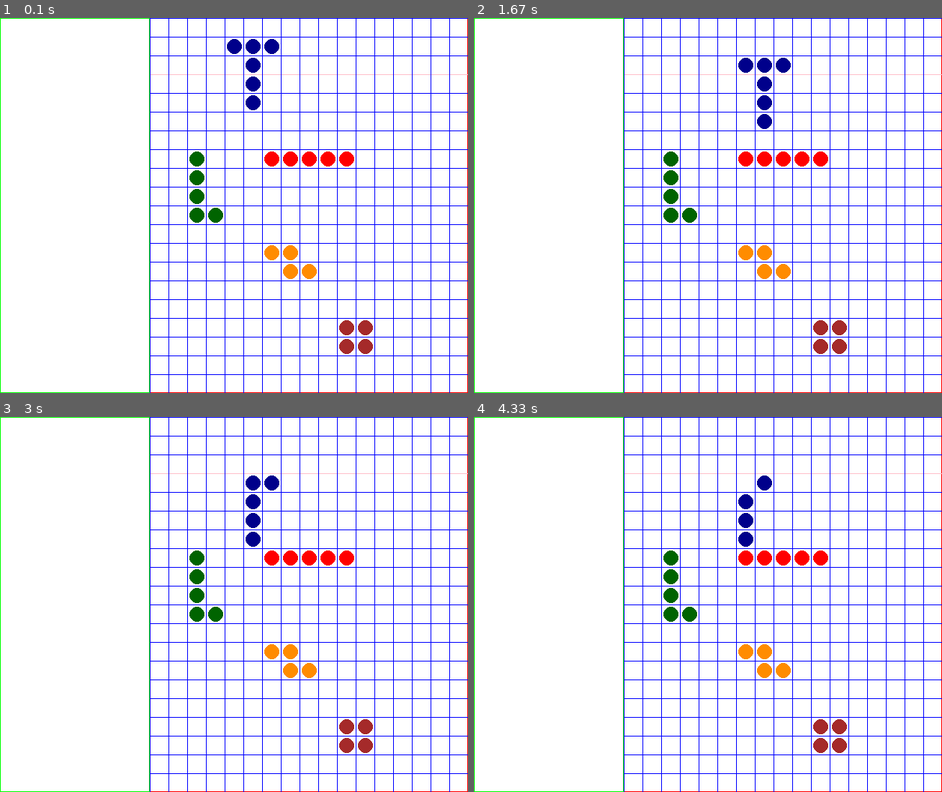
Above: before the commit, frames 1-4 (two rows, left to right).
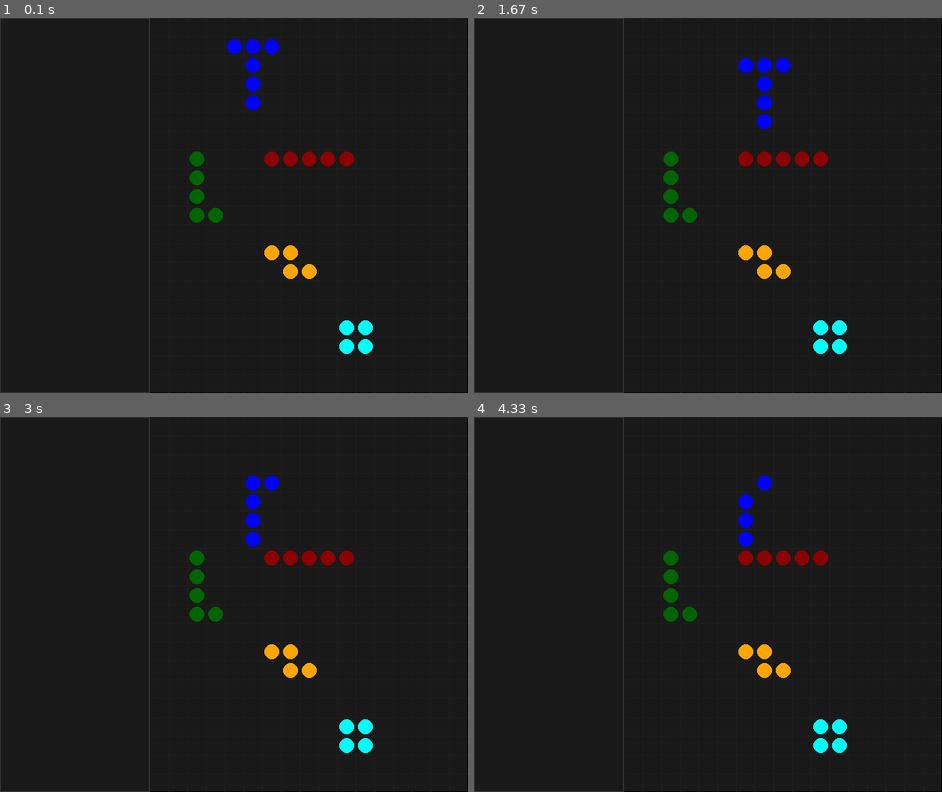
Above: after the commit, the same moments.

Repository: RoboAI/Tetris-in-Pygame
Game: pygame game, started from TheTetrisGame.py
Same seed, same stepped clock (60 frames per second), same inputs: the game is played once before the commit and once after it.
Inputs:
- Up to frame 1 (0.1 s): no input
- Up to frame 2 (1.67 s): hold Right 0.33-0.8 s; hold Up 0.83-1.13 s; hold Right 1.17-1.63 s
- Up to frame 3 (3 s): hold Left 1.67-2.2 s; tap A at 1.82 s; hold Down 2.23-2.53 s; hold Left 2.57-2.97 s
- Up to frame 4 (4.33 s): hold Up 3-3.37 s; tap A at 3.15 s; hold Right 3.4-4.03 s

The runs differ from the first frame. In frame 1, 100% of the frame differs, in the area x 0-100%, y 0-100%; in frame 2, 100%; in frame 3, 100%; in frame 4, 100%.

Commit message:
added wall collisions. changed main file name

Diff:
--- a/Collisions.py
+++ b/Collisions.py
@@ -1,9 +1,9 @@
 
 class Collision:
     collisions = {"left": 0,
-                "right": 180,
-                "down": 90,
-                "up": -90}
+                  "right": 180,
+                  "down": 90,
+                  "up": -90}
 
 
 
--- a/Tetrimino.py
+++ b/Tetrimino.py
@@ -1,3 +1,5 @@
+from Wall import Wall
+from MyFunctions import get_angle, get_distance, get_distance_from_pts
 
 class Tetrimino:
     def __init__(self):
@@ -29,6 +31,18 @@
         else:
             return False
 
+    def check_collision_with_wall(self, wall, grid_spacing):
+        if(wall[0] == "left-wall"):
+            if(self.shape[0] - grid_spacing <= wall[1][0]):
+                return ([True, wall[0]])
+        elif(wall[0] == "right-wall"):
+            if(self.shape[0] + grid_spacing >= wall[1][0]):
+                return ([True, wall[0]])
+        elif(wall[0] == "bottom-wall"):
+            if(self.shape[1] + grid_spacing >= wall[1][1]):
+                return ([True, wall[0]])
+        return ([False, "none"])
+
     # rotate
     def rotate(degrees: int):
         pass
--- a/TetrimonoDot.py
+++ b/TetrimonoDot.py
@@ -35,9 +35,9 @@
 
         #if there is a gap of more than one-block, then there is no collision
         if(distance > collision_spacing):
-            return ([False, "all"])
+            return ([False, "none"])
 
-        # if objects are next to each other, then return 'True and direction of colliion'
+        # if objects are next to each other, then return 'True and direction of collision'
         if(col_direction, angle) in Collision.collisions.items():
             return ([True, col_direction])
 
--- a/TetrisPygame.py
+++ b/TheTetrisGame.py
@@ -5,40 +5,41 @@
 from TetrimonoShape import TetriminoShape
 from MyFunctions import get_angle, get_distance, get_distance_from_pts
 
-def draw_grid(box_top):
+# used but not quite.
+class SingleSquare:
+    def __init__(self):
+        self.x_pos: float = 0
+        self.y_pos: float = 0
+        self.rect = [0,0,0,0]
+
+    def move_me(self, x:float, y:float):
+        self.rect[0] += x
+        self.rect[1] += y
+
+
+def draw_grid(grid_rect):
     start_x = grid_rect[0]
     start_y = grid_rect[1]
     end_x = start_x + grid_width
     end_y = start_y + grid_height
     grid_spacing = grid_square_size
 
+    # draw horizontal lines
     for y in range(end_y):
         pygame.draw.line(screen,
-                         "blue",
+                         grid_lines_colour,
                          (start_x, start_y + (y * grid_spacing)),
                          (end_x, start_y + (y * grid_spacing)), 1)
-        if(y == 3):
-            pygame.draw.line(screen,
-                         "pink",
-                         (start_x, start_y + (y * grid_spacing)),
-                         (end_x, start_y + (y * grid_spacing)), 1)
-
-
+
+    # draw vertical lines
     for x in range(end_x):
         pygame.draw.line(screen,
-                         "blue",
+                         grid_lines_colour,
                          (start_x + (x * grid_spacing), start_y),
                          (start_x + (x * grid_spacing), end_y), 1)
 
-class SingleSquare:
-    def __init__(self):
-        self.x_pos: float = 0
-        self.y_pos: float = 0
-        self.rect = [0,0,0,0]
-
-    def move_me(self, x:float, y:float):
-        self.rect[0] += x
-        self.rect[1] += y
+def get_next_random_shape():
+    pass
 
 IBlock = [[0,0],[1,0],[2,0],[3,0],[4,0]]
 TBlock = [[0,0],[1,0],[2,0],[1,1],[1,2],[1,3]]
@@ -66,6 +67,12 @@
 grid_block_distance = get_distance(0, 0, grid_square_size, grid_square_size)
 grid_offset_x = grid_rect[0] + (grid_square_size / 2) + 1
 grid_offset_y = grid_rect[1] + (grid_square_size / 2) + 1
+grid_actual_rect = [grid_rect[0], grid_rect[1], grid_rect[0] + grid_width, grid_rect[1] + grid_height]
+grid_lines_colour = [30,30,30]
+grid_bk_colour = (25,25,25)
+
+# size of each Tetrimino block
+tetrimino_size = 10
 
 # time calculator for shapes movement interval
 shapes_tick_interval = 750 # in milliseconds; move shape every xxx milliseconds
@@ -84,8 +91,16 @@
 # Run until the user asks to quit
 running = True
 
-single_box = SingleSquare()
-single_box.rect = [grid_rect[0], 0, grid_square_size, grid_square_size]
+# TODO: change grid_walls to dictionary
+left_wall = [grid_actual_rect[0], grid_actual_rect[1]]
+right_wall = [grid_actual_rect[2], 0]
+bottom_wall = [0, grid_actual_rect[3]]
+grid_walls = [["left-wall", left_wall],
+              ["right-wall", right_wall],
+              ["bottom-wall", bottom_wall]]
+#-----------------
+grid_box = SingleSquare()
+grid_box.rect = [grid_rect[0], 0, grid_square_size, grid_square_size]
 #-----------------
 single_dot = TetriminoDot(0, 0)
 single_dot.set_pos(grid_offset_x, grid_offset_y)
@@ -100,13 +115,13 @@
 I_block.set_shape(IBlock.copy())
 I_block.set_pos(grid_offset_x, grid_offset_y, grid_square_size)
 I_block.add_to_pos(grid_square_size * 6, grid_square_size * 7)
-I_block.set_colour("red")
+I_block.set_colour("dark red")
 #-----------------
 T_block = TetriminoShape()
 T_block.set_shape(TBlock.copy())
 T_block.set_pos(grid_offset_x, grid_offset_y, grid_square_size)
 T_block.add_to_pos(grid_square_size * 4, grid_square_size)
-T_block.set_colour("dark blue")
+T_block.set_colour("blue")
 #-----------------
 L_block = TetriminoShape()
 L_block.set_shape(LBlock.copy())
@@ -118,30 +133,59 @@
 Z_block.set_shape(ZBlock.copy())
 Z_block.set_pos(grid_offset_x, grid_offset_y, grid_square_size)
 Z_block.add_to_pos(grid_square_size * 6, grid_square_size * 12)
-Z_block.set_colour("dark orange")
+Z_block.set_colour("orange")
 #-----------------
 SQ_block = TetriminoShape()
 SQ_block.set_shape(SQBlock.copy())
 SQ_block.set_pos(grid_offset_x, grid_offset_y, grid_square_size)
 SQ_block.add_to_pos(grid_square_size * 10, grid_square_size * 16)
-SQ_block.set_colour("brown")
+SQ_block.set_colour("cyan")
 #-----------------
 moving_dot = T_block
 game_shapes = [I_block, L_block, Z_block, SQ_block]
 
 
-
+#draws a single TetriminoShape
 def draw_shape(tetri_blocks: TetriminoShape):
+    # loop trough all blocks drawing each
     for block in tetri_blocks.blocks:
-        pygame.draw.circle(screen, block.colour, block.shape, 10, 10)
-
-
-def move_shape_by_one(direction, shape: TetriminoShape):
+        pygame.draw.circle(screen, block.colour, block.shape, tetrimino_size, 10)
+
+def check_wall_collision(shape: Tetrimino, walls, str_wall):
+    for block in shape.blocks:
+        for single_wall in walls:
+            if(single_wall[0] == str_wall):
+                result = block.check_collision_with_wall(single_wall, grid_square_size)
+                if(result[0] == True):
+                    return (result)
+    return ([False, "none"])
+
+def check_if_shape_is_colliding(direction, shape: TetriminoShape):
+    #check 'shape's collision with all other shapes
     for single_shape in game_shapes:
-        result = moving_dot.check_collision_with_shape(direction, single_shape, grid_block_distance)
+        #get the collision
+        result = shape.check_collision_with_shape(direction, single_shape, grid_block_distance)
+
+        # if shape is colliding in that direction then don't do the move
         if(result[0] == True):
-            return
-
+            return ([result[0], result[1], "none"])
+
+    return ([False, "none", "none"])
+
+# checks for collisions then moves a shape by one space
+def move_shape_by_one(direction, shape: TetriminoShape, walls, str_wall) -> bool:
+    # check for wall collisions
+    result = check_wall_collision(shape, walls, str_wall)
+    if(result[0] == True):
+        return False
+
+    result = check_if_shape_is_colliding(direction, shape)
+    if(result[0] == True):
+        return False
+        #if(result[2] == "wall" and result[1] == str_wall):
+            #return False
+
+    # no collision is detected so make the move according to 'direction'
     if(direction == "left"):
         shape.add_to_pos(-grid_square_size, 0)
     elif(direction == "right"):
@@ -151,10 +195,13 @@
     elif(direction == "down"):
         shape.add_to_pos(0, grid_square_size)
 
-
-counter2 = 0
+    # return 'success'
+    return True
+
+# main loop
 while running:
-    # set frame-rate
+
+    # set frame-rate and store time-elapsed since last frame
     time_passed += clock.tick(60)
 
     # Did the user click the window close button?
@@ -162,33 +209,34 @@
         if event.type == pygame.QUIT:
             running = False
 
+        # TODO: change grid_walls to dictionary
         elif event.type == pygame.KEYDOWN:
             if(event.key == pygame.K_LEFT):
-                move_shape_by_one("left", moving_dot)
+                move_shape_by_one("left", moving_dot, grid_walls, "left-wall")
 
             elif event.key == pygame.K_RIGHT:
-                move_shape_by_one("right", moving_dot)
+                move_shape_by_one("right", moving_dot, grid_walls, "right-wall")
+
+            elif event.key == pygame.K_DOWN:
+                move_shape_by_one("down", moving_dot, grid_walls, "bottom-wall")
 
             elif event.key == pygame.K_UP:
-                move_shape_by_one("up", moving_dot)
-
-            elif event.key == pygame.K_DOWN:
-                move_shape_by_one("down", moving_dot)
+                move_shape_by_one("up", moving_dot, grid_walls, "bottom-wall")
 
             elif event.key == pygame.K_a:
                 del moving_dot.blocks[0]
 
-            #get_angle(moving_dot.shape, single_dot.shape)
-            #get_distance_from_pts(moving_dot.shape, single_dot.shape)
-            #get_distance(0,0,grid_square_size, grid_square_size)
-
-    # Fill the background with white
-    screen.fill((255, 255, 255))
-
-    pygame.draw.rect(screen, "green", infobox_rect, border_thickness)
-    pygame.draw.rect(screen, "red", grid_rect, border_thickness)
-
-    draw_grid(single_box.y_pos)
+    # Fill the background
+    screen.fill(grid_bk_colour)
+
+    # draw left box
+    pygame.draw.rect(screen, [60,60,60], infobox_rect, border_thickness)
+
+    # draw grid-box
+    pygame.draw.rect(screen, "black", grid_rect, border_thickness)
+
+    # draw grid lines
+    draw_grid(grid_rect)
 
     #--------------------------------------------------------------
     if time_passed >= shapes_tick_interval :
@@ -207,11 +255,14 @@
                 #moving_dot.add_to_pos(-grid_square_size, -grid_square_size)
                 #pygame.display.set_caption("Collided!! ")
 
-        move_shape_by_one("down", moving_dot)
+        move_shape_by_one("down", moving_dot, grid_walls, "bottom-wall")
 
     #--------------------------------------------------------------
 
+    # draw the moving one
     draw_shape(moving_dot)
+
+    # draw the rest of the shapes
     for game_shape in game_shapes:
         draw_shape(game_shape)
 
--- /dev/null
+++ b/Wall.py
@@ -0,0 +1,6 @@
+
+class Wall:
+    def __init__(self) -> None:
+        self.side = "none"
+        self.x = 0
+        self.y = 0
